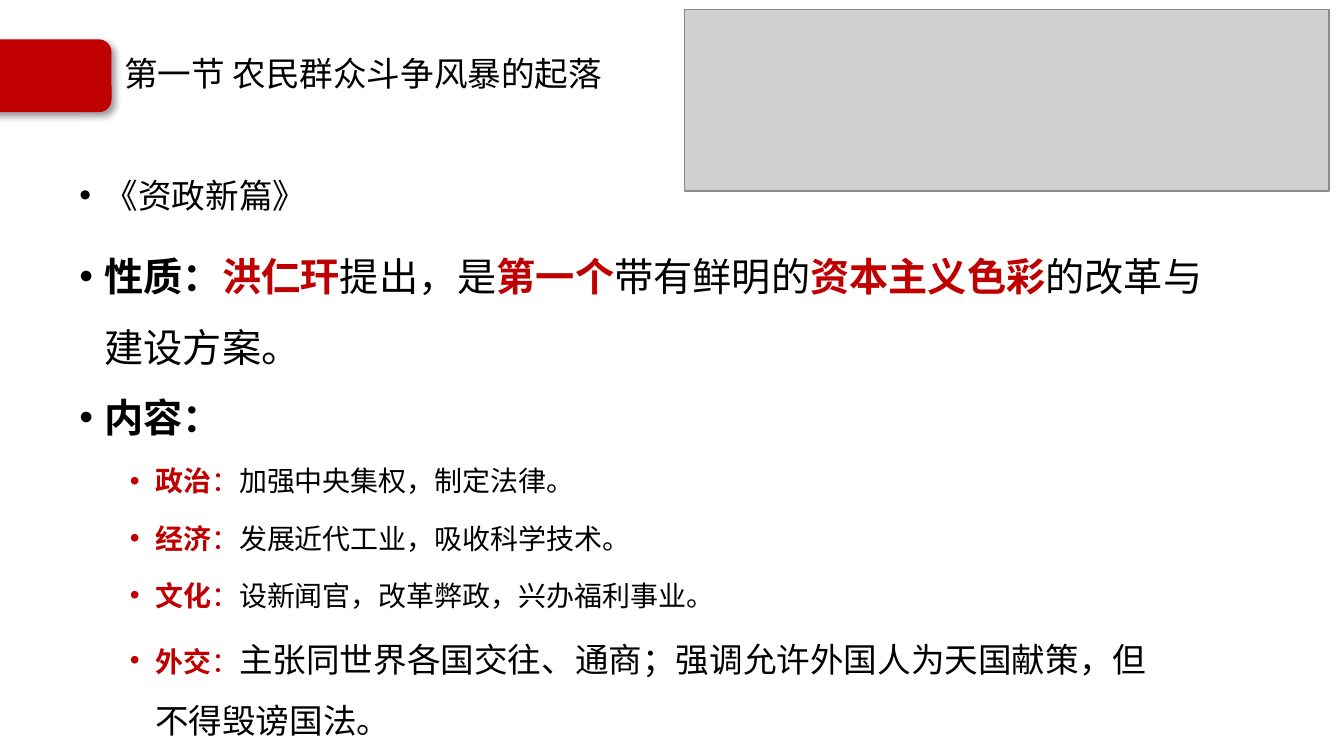
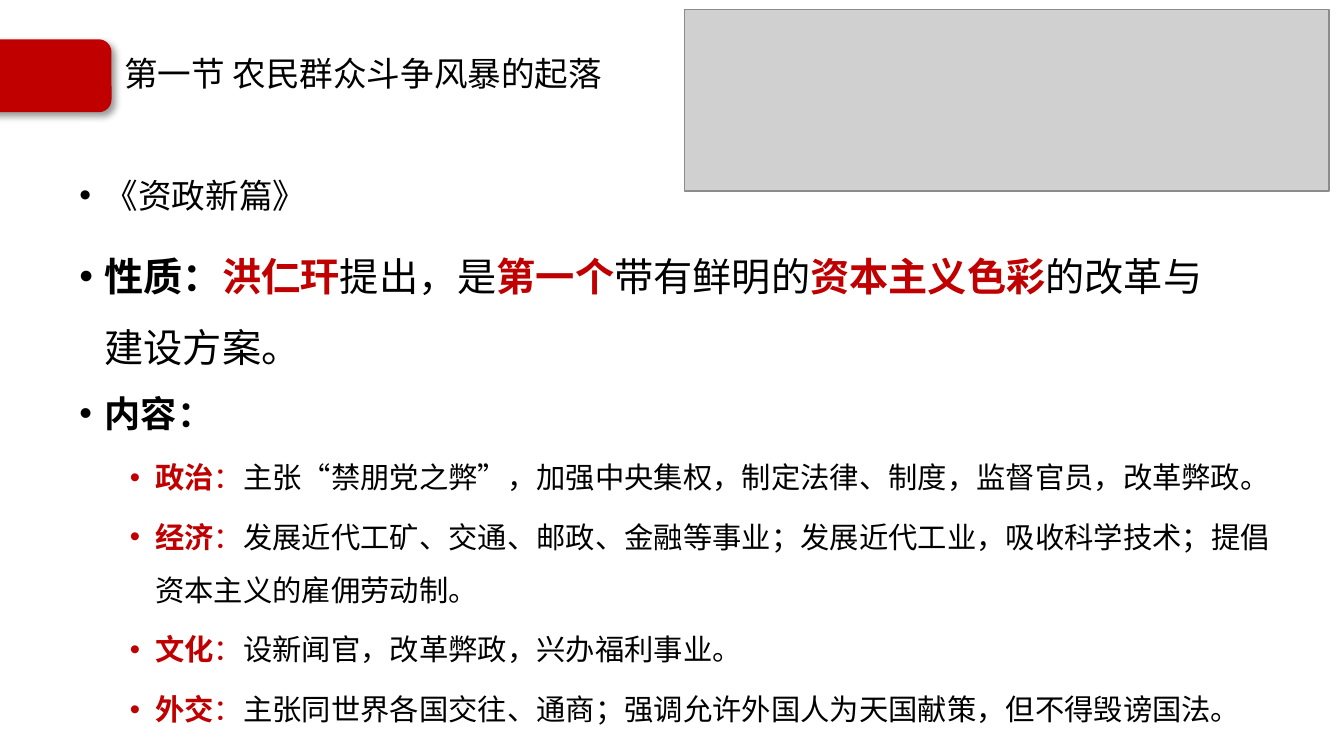
Before and after one commit to Call-me-zhy/tangtang, a slide deck: slide 21 of 5 中国近现代史纲要/课件/中国近现代史纲要精讲2.pptx. Drawn at 1344x756 pixels with LibreOffice and Linux fonts; fonts in the diff are those of the drawing; grey boxes stand for pictures; background and template pictures are left out. Boxes give left, top, right and bottom in pixels: in the first picture for what was removed or moved away, otherwise in the second. Text is boxed around its words. In the diff, an @@ line names an element or a change of style, - is before the commit and + after.

```diff
--- a/5 中国近现代史纲要/课件/中国近现代史纲要精讲2.pptx
+++ b/5 中国近现代史纲要/课件/中国近现代史纲要精讲2.pptx
@@ text at [105,396,1240,725]: size 21 to 19.4 pt in "内容："; size 15 to 15.7 pt in "文化：设新闻官，改革弊政，兴办福利事业。", "外交：主张同世界各国交往、通商；强调允许外国人为天国献策，但不得毁谤国法。"; size 18 to 15.7 pt in "外交：主张同世界各国交往、通商；强调允许外国人为天国献策，但不得毁谤国法。" @@
@@ text at [155,463,1270,604]: text changed; size 15 to 15.7 pt @@
-  • 政治：加强中央集权，制定法律。
-  • 经济：发展近代工业，吸收科学技术。
+  • 政治：主张“禁朋党之弊”，加强中央集权，制定法律、制度，监督官员，改革弊政。
+  • 经济：发展近代工矿、交通、邮政、金融等事业；发展近代工业，吸收科学技术；提倡资本主义的雇佣劳动制。
```
Also in this commit, not shown: 5 other slides changed, 1 slide added, 8 other files.
